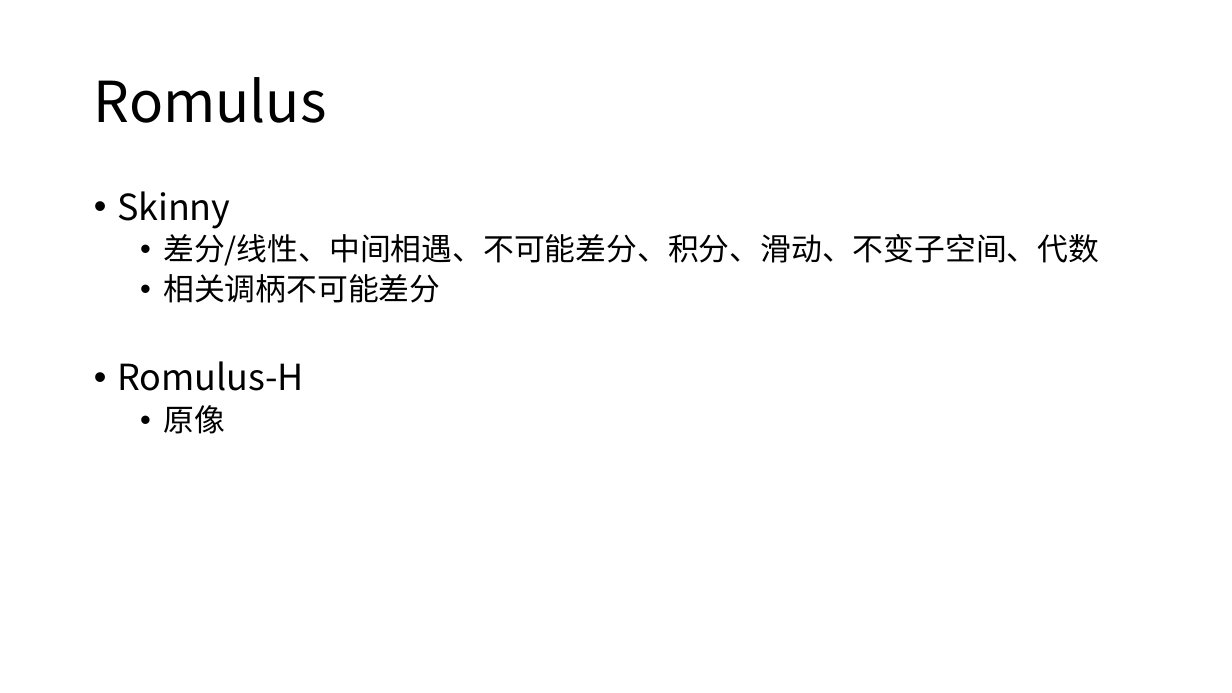
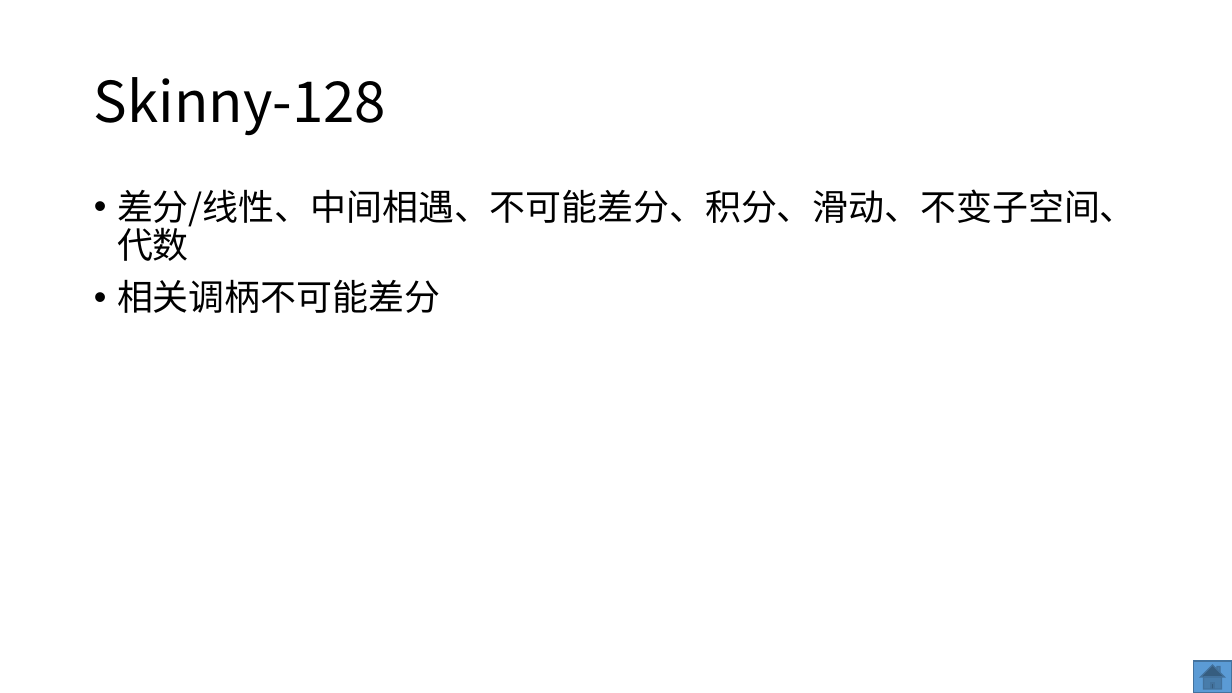
Before and after one commit to dtykira/LWC_finalists, a slide deck: slide 40 of round3.pptx (slide 7 before the commit). Drawn at 1232x693 pixels with LibreOffice and Linux fonts; fonts in the diff are those of the drawing. Boxes give left, top, right and bottom in pixels: in the first picture for what was removed or moved away, otherwise in the second. Text is boxed around its words. In the diff, an @@ line names an element or a change of style, - is before the commit and + after.

```diff
--- a/round3.pptx
+++ b/round3.pptx
@@ title at (94, 77, 386, 136): text changed @@
-Romulus
+Skinny-128
@@ text "差分/线性、中间相遇、不可能差分、积分、滑动、不变子空间、代数" at (117, 189, 1136, 313): size 24 to 28 pt; list level 2 to 1 in "差分/线性、中间相遇、不可能差分、积分、滑动、不变子空间、代数"; list level 2 to 1 in "相关调柄不可能差分" @@
@@ text at (117, 191, 231, 229): paragraph removed @@
-• Skinny
@@ text at (117, 361, 304, 434): paragraphs removed @@
-• Romulus-H
-  • 原像
@@ action button home added at (1193, 661, 1232, 693), fill #5B9BD5, outline #43739E 1 pt @@
```
Also in this commit, not shown: 15 other slides changed, 3 slides added, 6 slides removed, 3 other files.
